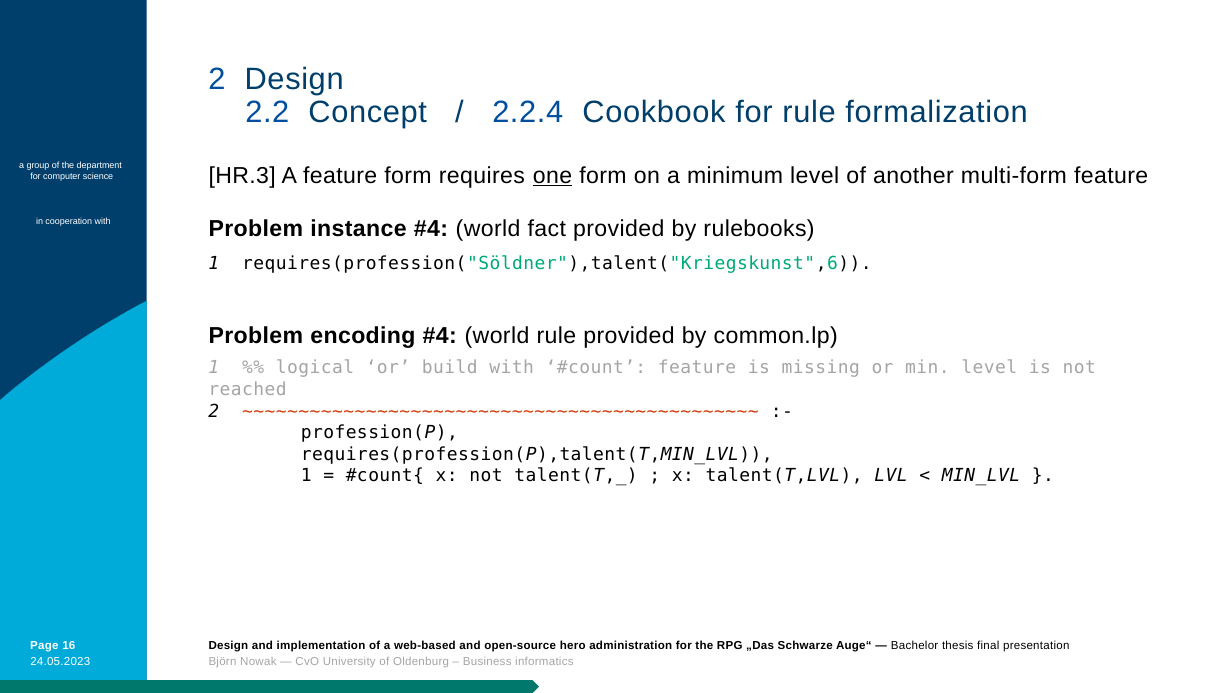
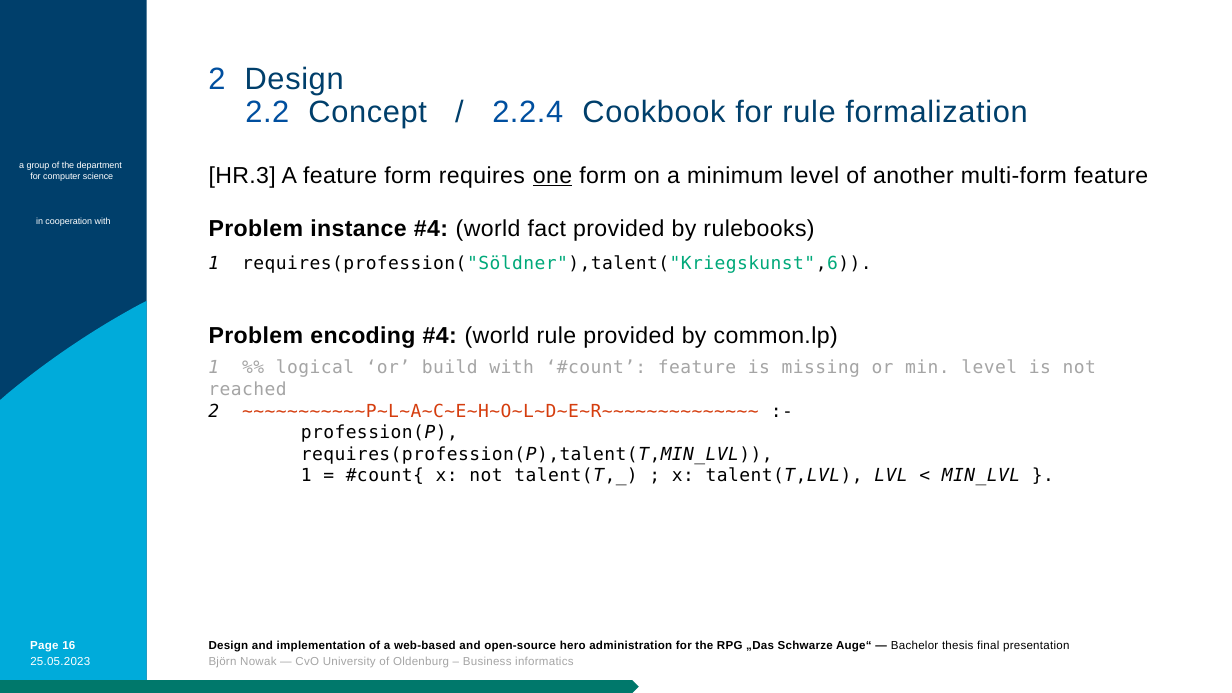
Before and after one commit to bjoern-nowak/bachelorthesis, a slide deck: slide 16 of presentation/BA_Nowak_AP.pptx. Drawn at 1232x693 pixels with LibreOffice and Linux fonts; fonts in the diff are those of the drawing; background and template pictures are left out. Boxes give left, top, right and bottom in pixels: in the first picture for what was removed or moved away, otherwise in the second. Text is boxed around its words. In the diff, an @@ line names an element or a change of style, - is before the commit and + after.

```diff
--- a/presentation/BA_Nowak_AP.pptx
+++ b/presentation/BA_Nowak_AP.pptx
@@ text at (208, 403, 759, 418): text changed @@
-2 ~~~~~~~~~~~~~~~~~~~~~~~~~~~~~~~~~~~~~~~~~~~~~~ :-
+2 ~~~~~~~~~~~P~L~A~C~E~H~O~L~D~E~R~~~~~~~~~~~~~~ :-
@@ text at (30, 657, 90, 665): text changed @@
-24.05.2023
+25.05.2023
@@ pentagon arrow: place and size @@
-pentagon arrow at (0, 680, 539, 693)
+pentagon arrow at (0, 680, 639, 693)
```
Also in this commit, not shown: 40 other slides changed, 2 other files.
